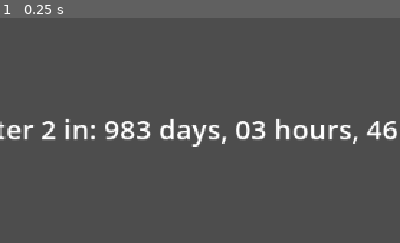
Above: before the commit, frame 1.
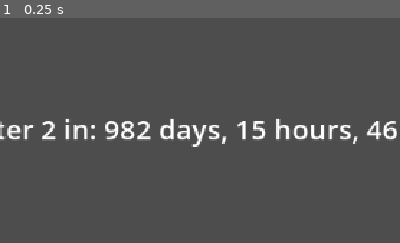
Above: after the commit, the same moment.

Repository: Jagdoggo/Chapter-2-Countdown
Game: Godot game, scene res://menu.tscn
Two runs of this game, one before a commit and one after it. Both use one fixed random seed, a clock stepped at 60 frames per second and the inputs below.
Inputs:
- Up to frame 1 (0.25 s): no input
The pictures show only the part of the screen within x 9-59%, y 25-75%; the shares and areas given below are measured in that part.

The runs differ from the first frame. In frame 1, 0.4% of the frame differs, in the area x 34-67%, y 45-55%.

Commit message:
Corrected the time yet again

Diff:
--- a/menu.gd
+++ b/menu.gd
@@ -7,8 +7,8 @@
 	var target = {
 		"year": 2026,
 		"month": 7,
-		"day": 25,
-		"hour": 2,
+		"day": 24,
+		"hour": 14,
 		"minute": 0,
 		"second": 0
 	}
--- a/project.godot
+++ b/project.godot
@@ -12,7 +12,7 @@
 
 config/name="Chapter 2 Countdown"
 run/main_scene="res://menu.tscn"
-config/features=PackedStringArray("4.7", "GL Compatibility")
+config/features=PackedStringArray("4.6", "GL Compatibility")
 config/icon="res://icon.svg"
 
 [display]
Not shown, changed: Exports/Chapter 2 Countdown.apk
Not shown, changed: Exports/Chapter 2 Countdown.apk.idsig
Not shown, changed: Exports/Chapter 2 Countdown.console.exe
Not shown, changed: Exports/Chapter 2 Countdown.exe
Not shown, changed: Exports/Chapter 2 Countdown.x86_64
Not shown, changed: docs/index.html
Not shown, changed: docs/index.js
Not shown, changed: docs/index.pck
Not shown, changed: docs/index.wasm
